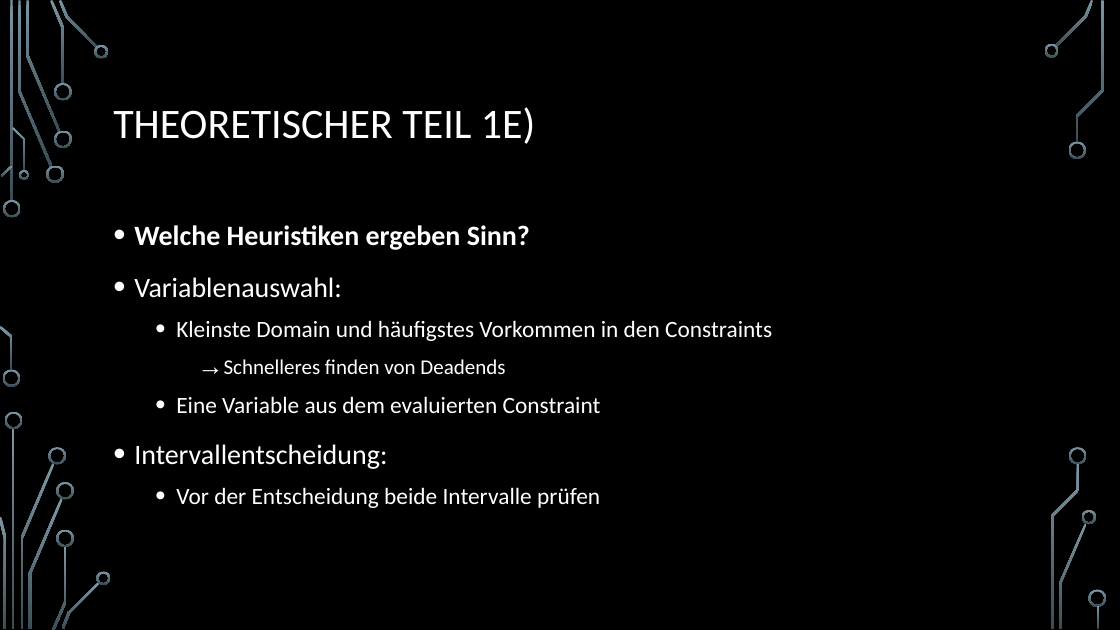
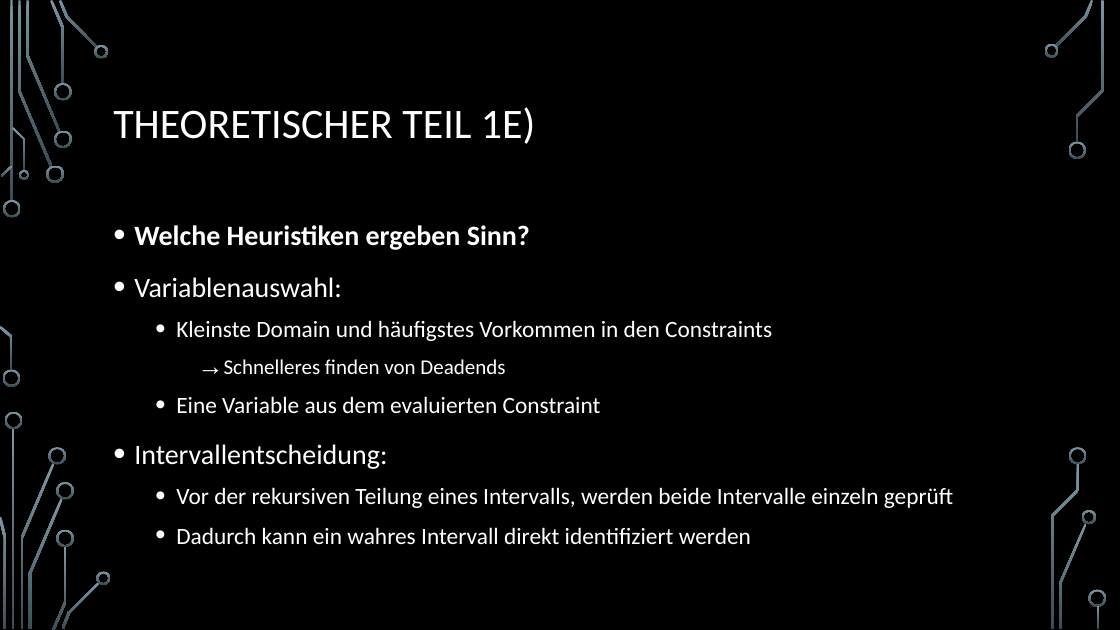
Before and after one commit to Fixeres/HybrideSysteme, a slide deck: slide 13 of src/resources/Hybride systeme_Jörn_seine_Teile.pptx. Drawn at 1120x630 pixels with LibreOffice and Linux fonts; fonts in the diff are those of the drawing; background and template pictures are left out. Boxes give left, top, right and bottom in pixels: in the first picture for what was removed or moved away, otherwise in the second. Text is boxed around its words. In the diff, an @@ line names an element or a change of style, - is before the commit and + after.

```diff
--- a/src/resources/Hybride systeme_Jörn_seine_Teile.pptx
+++ b/src/resources/Hybride systeme_Jörn_seine_Teile.pptx
@@ text at <box>176,487,953,544</box>: text changed @@
-  • Vor der Entscheidung beide Intervalle prüfen
+  • Vor der rekursiven Teilung eines Intervalls, werden beide Intervalle einzeln geprüft
+  • Dadurch kann ein wahres Intervall direkt identifiziert werden
```
Also in this commit, not shown: 9 other slides changed, 2 slides added, 1 slide removed.
